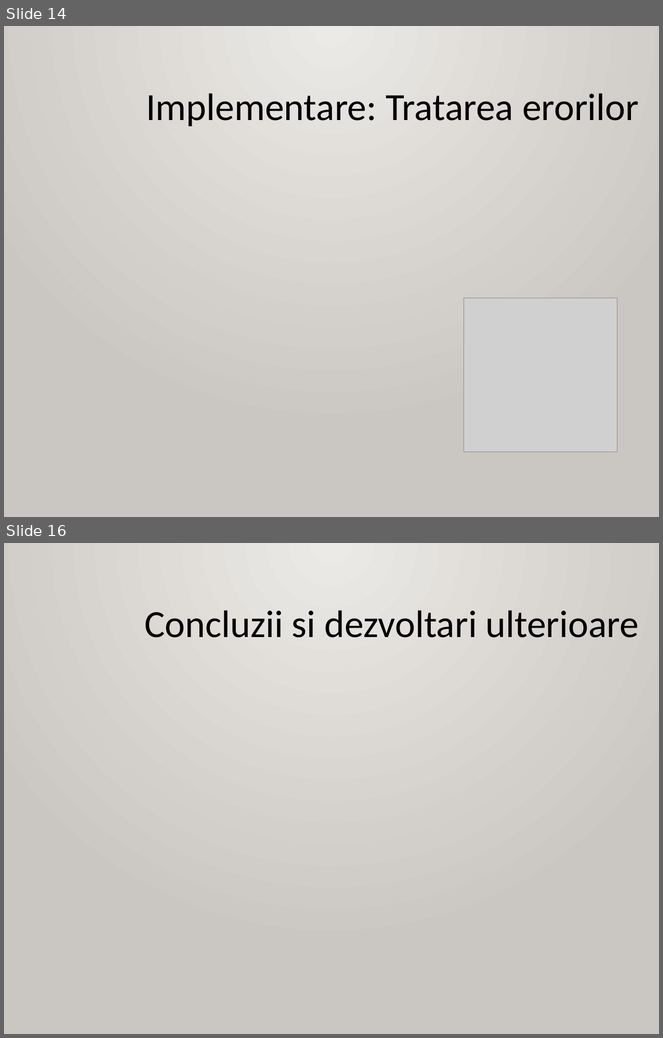
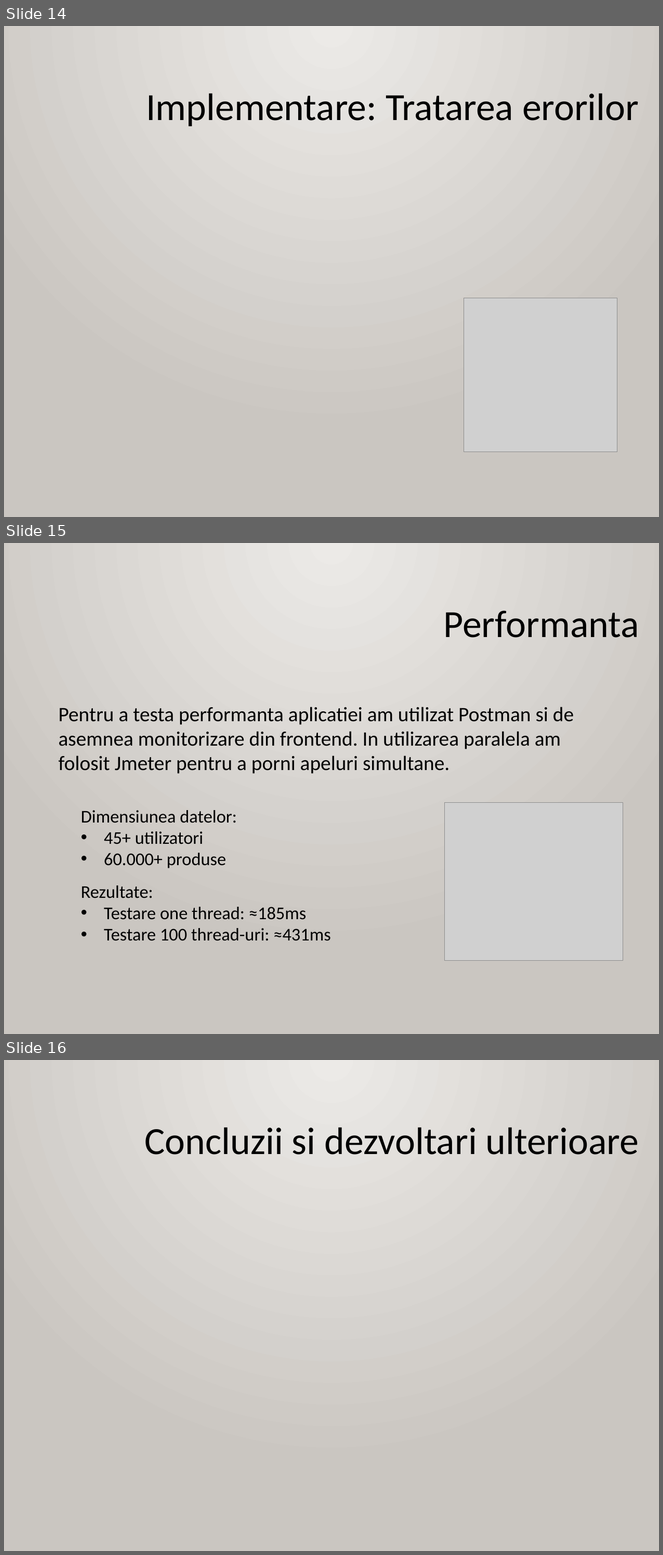
Before and after one commit to AlexandruOlteanu/SwapIt, a slide deck: files/documentation/presentation/Final_Presentation_Alexandru_Olteanu.pptx. Shown one above the other, each under a label of ours: slides 14 and 16 before the commit, slides 14, 15 and 16 after it; the slides between them are not shown. The pictures are 663x1038 and 663x1555 pixels, drawn with LibreOffice and Linux fonts; fonts in the diff are those of the drawing; grey boxes stand for pictures. Boxes give left, top, right and bottom in pixels: in the first picture for what was removed or moved away, otherwise in the second. Text is boxed around its words. In the diff, an @@ line names an element or a change of style, - is before the commit and + after.

```diff
--- a/files/documentation/presentation/Final_Presentation_Alexandru_Olteanu.pptx
+++ b/files/documentation/presentation/Final_Presentation_Alexandru_Olteanu.pptx
@@ slide 15 added at <box>4,543,659,1034</box>, background gradient #ECEAE7 to #CAC7C1 @@
@@ text added at <box>444,611,639,638</box>, 60 pt, text #000000 @@
+Performanta
@@ text added at <box>59,707,574,774</box>, 32 pt, text #000000 @@
+Pentru a testa performanta aplicatiei am utilizat Postman si de asemnea monitorizare din frontend. In utilizarea paralela am folosit Jmeter pentru a porni apeluri simultane.
@@ picture added at <box>445,802,623,961</box> @@
@@ text added at <box>81,810,237,869</box>, 28 pt, text #000000 @@
+Dimensiunea datelor:
+• 45+ utilizatori
+• 60.000+ produse
@@ text added at <box>81,886,331,941</box>, 28 pt, text #000000 @@
+Rezultate:
+• Testare one thread: ≈185ms
+• Testare 100 thread-uri: ≈431ms
```
Also in this commit, not shown: 3 slides changed, 1 slide removed, 1 other file.
